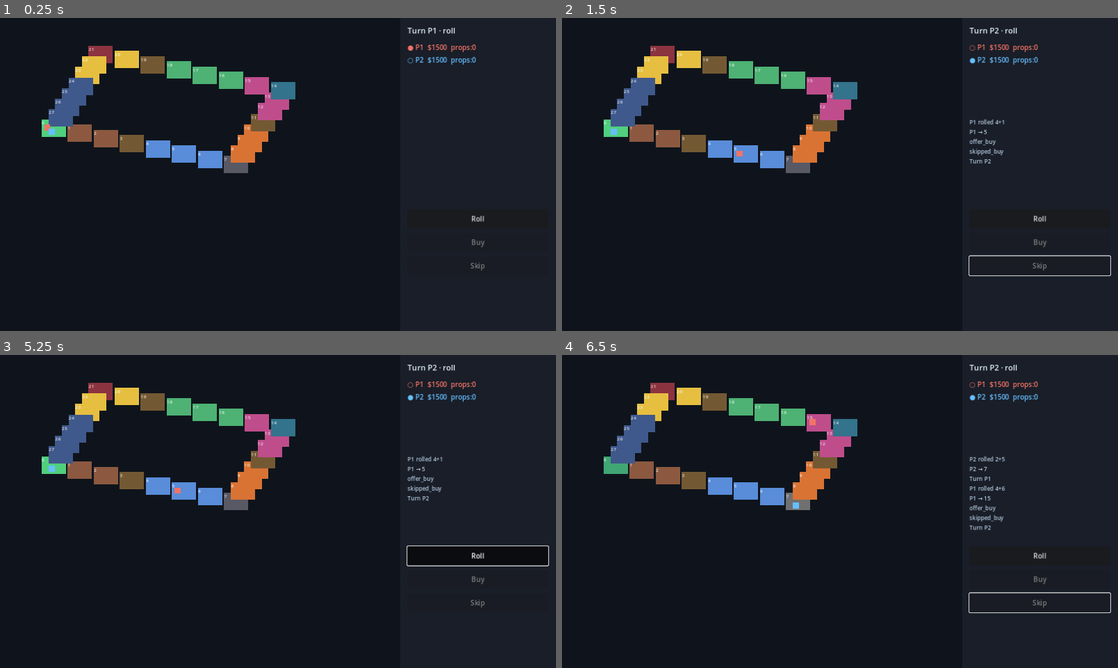
Above: before the commit, frames 1-4 (two rows, left to right).
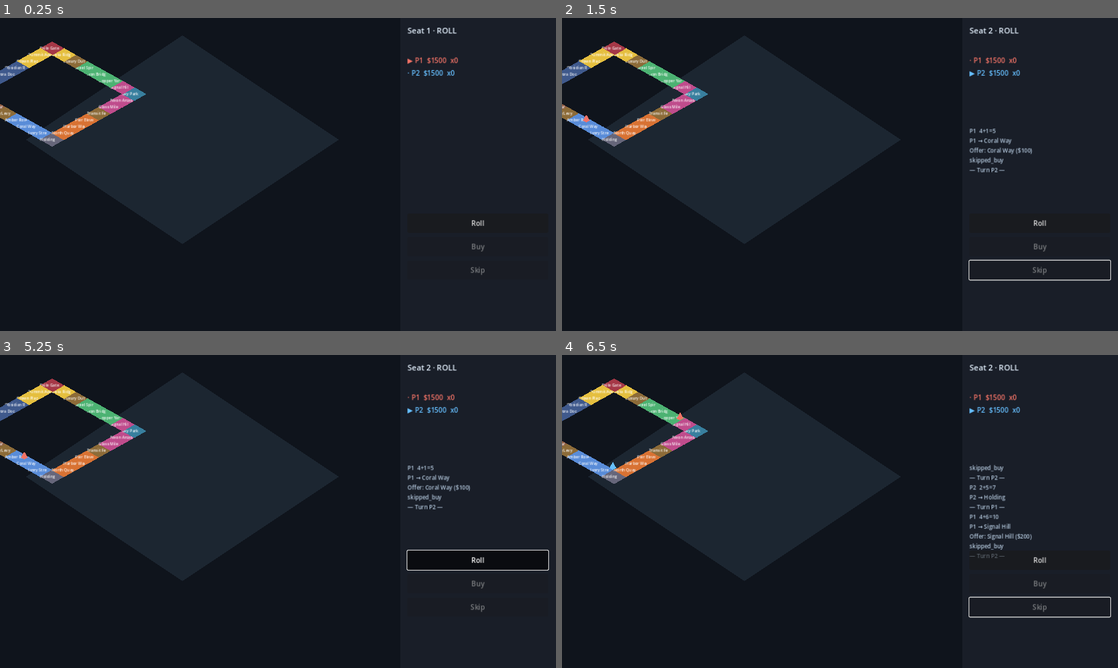
Above: after the commit, the same moments.

Repository: kblaszki/godot-game
Game: Godot game, scene res://games/districts/app/play.tscn
Same seed, same stepped clock (60 frames per second), same inputs: the game is played once before the commit and once after it. This scene is started directly instead of the project's main scene.
Inputs (mouse positions are in pixels of both pictures, inside the frame that each line leads up to):
- Up to frame 1 (0.25 s): no input
- Up to frame 2 (1.5 s): click "Roll" at 0.5 s; click "Skip" at 1.25 s
- Up to frame 3 (5.25 s): tap Enter (ui_accept) at 2, 2.27, 2.75, 3.5, 4.25, 5 s; move the mouse to (400, 495) at 2.02 s; hold D (breakout_move_right) 2.03-2.75 s; hold Shift 2.03-2.75 s; click (400, 495) at 2.17 s; drag from (166, 527) to (250, 574) at 2.77 s; move the mouse to (333, 442) at 3.52 s; hold D (breakout_move_right) 3.53-4.25 s; tap Ctrl at 3.6 s; click (333, 442) at 3.67 s; drag from (250, 574) to (111, 464) at 4.27 s; move the mouse to (444, 558) at 5.02 s; hold A (breakout_move_left) from 5.03 s (still down); tap Alt at 5.1 s; click (444, 558) at 5.17 s
- Up to frame 4 (6.5 s): tap Enter (ui_accept) at 5.27 s; release A (breakout_move_left) at 5.75 s; click "Skip" at 5.75 s

The runs differ from the first frame. In frame 1, 8.2% of the frame differs, in the area x 0-88%, y 3-82%; in frame 2, 9.1%; in frame 3, 9.0%; in frame 4, 9.5%, in the area x 0-99%, y 3-84%.

Commit message:
Polish Districts with an isometric shared board and docs.
Give the hotseat table a 2.5D ring, richer HUD/log, and Diátaxis pages so the property circuit reads as a finished lab title.

Diff:
--- a/games/districts/app/play.gd
+++ b/games/districts/app/play.gd
@@ -2,8 +2,6 @@
 
 const SETUP_PATH := "res://games/districts/app/setup.tscn"
 const PAUSE_PATH := "res://games/districts/app/pause_menu.tscn"
-const BOARD_SIZE := Vector2(720, 520)
-const TILE := Vector2(56, 40)
 
 const PAWN_COLORS: Array[Color] = [
 	Color(0.95, 0.45, 0.4, 1),
@@ -22,17 +20,20 @@
 ]
 
 var _sim: DistrictSim
-var _tile_nodes: Array[ColorRect] = []
-var _pawn_nodes: Array[ColorRect] = []
-var _tile_positions: Array[Vector2] = []
+var _tile_polys: Array[Polygon2D] = []
+var _tile_labels: Array[Label] = []
+var _pawn_nodes: Array[Polygon2D] = []
+var _tile_centers: Array[Vector2] = []
 var _log_lines: PackedStringArray = PackedStringArray()
 var _bot_cooldown: float = 0.0
+var _pulse: float = 0.0
 
 @onready var _board: Node2D = $BoardRoot/Board
 @onready var _pawns: Node2D = $BoardRoot/Pawns
 @onready var _roster: VBoxContainer = $Hud/Roster
 @onready var _log: Label = $Hud/Log
 @onready var _turn: Label = $Hud/Turn
+@onready var _offer: Label = $Hud/Offer
 @onready var _roll: Button = $Hud/Actions/Roll
 @onready var _buy: Button = $Hud/Actions/Buy
 @onready var _skip: Button = $Hud/Actions/Skip
@@ -55,11 +56,12 @@
 	_skip.pressed.connect(_on_skip)
 	_build_board()
 	_build_pawns()
-	_fit_board()
 	_refresh()
 
 
 func _process(delta: float) -> void:
+	_pulse += delta
+	_highlight_current_tile()
 	if _sim.get_phase() == DistrictSim.PHASE_OVER:
 		return
 	var player := _sim.get_player(_sim.get_current_player())
@@ -69,7 +71,7 @@
 	if _bot_cooldown > 0.0:
 		return
 	_apply_events(_sim.bot_act())
-	_bot_cooldown = 0.45
+	_bot_cooldown = 0.4
 
 
 func _unhandled_input(event: InputEvent) -> void:
@@ -108,9 +110,8 @@
 
 func _apply_events(events: Array) -> void:
 	for item in events:
-		var data := item as Dictionary
-		_log_lines.append(_format_event(data))
-	while _log_lines.size() > 8:
+		_log_lines.append(_format_event(item as Dictionary))
+	while _log_lines.size() > 10:
 		_log_lines.remove_at(0)
 	_refresh()
 
@@ -118,153 +119,204 @@
 func _format_event(data: Dictionary) -> String:
 	match str(data.get("type", "")):
 		"rolled":
-			return "P%d rolled %d+%d" % [int(data.get("player", 0)) + 1, int(data.get("d1", 0)), int(data.get("d2", 0))]
+			return "P%d  %d+%d=%d" % [
+				int(data.get("player", 0)) + 1,
+				int(data.get("d1", 0)),
+				int(data.get("d2", 0)),
+				int(data.get("total", 0)),
+			]
 		"moved":
-			return "P%d → %d" % [int(data.get("player", 0)) + 1, int(data.get("to", 0))]
+			var space := _sim.get_config().space_at(int(data.get("to", 0)))
+			return "P%d → %s" % [int(data.get("player", 0)) + 1, space.name]
 		"bought":
-			return "P%d bought #%d" % [int(data.get("player", 0)) + 1, int(data.get("space", 0))]
+			return "P%d bought %s" % [
+				int(data.get("player", 0)) + 1,
+				_sim.get_config().space_at(int(data.get("space", 0))).name,
+			]
 		"paid_rent":
-			return "P%d paid %d rent" % [int(data.get("from", 0)) + 1, int(data.get("amount", 0))]
+			return "Rent %d: P%d→P%d" % [
+				int(data.get("amount", 0)),
+				int(data.get("from", 0)) + 1,
+				int(data.get("to", 0)) + 1,
+			]
+		"taxed":
+			return "Tax %d on P%d" % [int(data.get("amount", 0)), int(data.get("player", 0)) + 1]
 		"went_to_jail":
-			return "P%d jailed" % [int(data.get("player", 0)) + 1]
+			return "P%d → Holding" % [int(data.get("player", 0)) + 1]
+		"left_jail":
+			return "P%d left Holding" % [int(data.get("player", 0)) + 1]
 		"bankrupt":
 			return "P%d bankrupt" % [int(data.get("player", 0)) + 1]
 		"game_over":
-			return "Winner P%d" % [int(data.get("winner", 0)) + 1]
+			return "Winner: P%d" % [int(data.get("winner", 0)) + 1]
 		"turn_changed":
-			return "Turn P%d" % [int(data.get("player", 0)) + 1]
+			return "— Turn P%d —" % [int(data.get("player", 0)) + 1]
+		"offer_buy":
+			return "Offer: %s ($%d)" % [
+				_sim.get_config().space_at(int(data.get("space", 0))).name,
+				int(data.get("price", 0)),
+			]
+		"passed_go":
+			return "P%d +$%d Plaza" % [int(data.get("player", 0)) + 1, int(data.get("amount", 0))]
 		_:
 			return str(data.get("type", ""))
 
 
 func _build_board() -> void:
-	_tile_positions = _ring_positions(_sim.get_config().space_count())
+	_tile_centers = _iso_ring_centers(_sim.get_config().space_count())
+	# Soft ground diamond under the ring.
+	var ground := Polygon2D.new()
+	ground.polygon = PackedVector2Array([
+		Vector2(420, 40), Vector2(780, 280), Vector2(420, 520), Vector2(60, 280),
+	])
+	ground.color = Color(0.12, 0.16, 0.2, 0.9)
+	_board.add_child(ground)
 	for i in _sim.get_config().space_count():
 		var space := _sim.get_config().space_at(i)
-		var tile := ColorRect.new()
-		tile.size = TILE
-		tile.position = _tile_positions[i]
-		tile.color = _space_color(space)
-		tile.mouse_filter = Control.MOUSE_FILTER_IGNORE
+		var center := _tile_centers[i]
+		var poly := Polygon2D.new()
+		poly.polygon = _iso_diamond(28.0, 16.0)
+		poly.position = center
+		poly.color = _space_color(space)
+		_board.add_child(poly)
+		_tile_polys.append(poly)
 		var label := Label.new()
-		label.text = str(i)
-		label.add_theme_font_size_override("font_size", 10)
-		label.add_theme_color_override("font_color", Color(1, 1, 1, 0.85))
-		tile.add_child(label)
-		_board.add_child(tile)
-		_tile_nodes.append(tile)
+		label.text = space.name.substr(0, 10)
+		label.position = center + Vector2(-28, -8)
+		label.add_theme_font_size_override("font_size", 9)
+		label.add_theme_color_override("font_color", Color(1, 1, 1, 0.92))
+		_board.add_child(label)
+		_tile_labels.append(label)
 
 
 func _build_pawns() -> void:
 	for i in _sim.get_player_count():
-		var pawn := ColorRect.new()
-		pawn.size = Vector2(14, 14)
+		var pawn := Polygon2D.new()
+		pawn.polygon = PackedVector2Array([
+			Vector2(0, -10), Vector2(8, 4), Vector2(0, 8), Vector2(-8, 4),
+		])
 		pawn.color = PAWN_COLORS[i % PAWN_COLORS.size()]
-		pawn.mouse_filter = Control.MOUSE_FILTER_IGNORE
 		_pawns.add_child(pawn)
 		_pawn_nodes.append(pawn)
 
 
-func _fit_board() -> void:
-	var content := BOARD_SIZE
-	var fit := ViewFit.compute(content, $BoardRoot.size if $BoardRoot.size.x > 1.0 else get_viewport_rect().size * Vector2(0.7, 0.9))
-	# BoardRoot is full-rect; place board with margin.
-	var origin := Vector2(24, 24)
-	_board.position = origin
-	_pawns.position = origin
-
-
-func _ring_positions(count: int) -> Array[Vector2]:
-	# Rectangular loop: bottom, left, top, right — isometric-ish offset for wave 4 polish later.
+func _iso_ring_centers(count: int) -> Array[Vector2]:
 	var per_side := count / 4
-	var positions: Array[Vector2] = []
-	positions.resize(count)
+	var grid: Array[Vector2] = []
+	grid.resize(count)
 	var idx := 0
 	for i in per_side:
-		positions[idx] = Vector2(float(i) * (TILE.x + 4.0), float(per_side) * (TILE.y + 4.0))
+		grid[idx] = Vector2(float(i), float(per_side))
 		idx += 1
 	for i in per_side:
-		positions[idx] = Vector2(float(per_side) * (TILE.x + 4.0), float(per_side - i) * (TILE.y + 4.0))
+		grid[idx] = Vector2(float(per_side), float(per_side - i))
 		idx += 1
 	for i in per_side:
-		positions[idx] = Vector2(float(per_side - i) * (TILE.x + 4.0), 0.0)
+		grid[idx] = Vector2(float(per_side - i), 0.0)
 		idx += 1
 	for i in per_side:
-		positions[idx] = Vector2(0.0, float(i) * (TILE.y + 4.0))
-		idx += 1
-	# Leftover spaces if count % 4 != 0
+		grid[idx] = Vector2(0.0, float(i))
+		idx += 1
 	while idx < count:
-		positions[idx] = Vector2(float(idx) * 8.0, float(per_side + 1) * (TILE.y + 4.0))
-		idx += 1
-	# Apply light iso skew
-	for i in positions.size():
-		var p := positions[i]
-		positions[i] = Vector2(p.x - p.y * 0.35, p.x * 0.2 + p.y * 0.55) + Vector2(180, 40)
-	return positions
+		grid[idx] = Vector2(float(idx % (per_side + 1)), float(per_side + 1))
+		idx += 1
+	var centers: Array[Vector2] = []
+	for g in grid:
+		centers.append(_grid_to_iso(g) + Vector2(120, 70))
+	return centers
+
+
+func _grid_to_iso(g: Vector2) -> Vector2:
+	var tile_w := 54.0
+	var tile_h := 30.0
+	return Vector2((g.x - g.y) * tile_w * 0.5, (g.x + g.y) * tile_h * 0.5)
+
+
+func _iso_diamond(half_w: float, half_h: float) -> PackedVector2Array:
+	return PackedVector2Array([
+		Vector2(0, -half_h),
+		Vector2(half_w, 0),
+		Vector2(0, half_h),
+		Vector2(-half_w, 0),
+	])
 
 
 func _space_color(space: BoardSpace) -> Color:
 	match space.kind:
 		BoardSpace.KIND_GO:
-			return Color(0.25, 0.65, 0.45, 1)
+			return Color(0.25, 0.7, 0.5, 1)
 		BoardSpace.KIND_JAIL:
-			return Color(0.35, 0.35, 0.4, 1)
+			return Color(0.4, 0.4, 0.48, 1)
 		BoardSpace.KIND_GOTO_JAIL:
-			return Color(0.55, 0.2, 0.25, 1)
+			return Color(0.65, 0.22, 0.28, 1)
 		BoardSpace.KIND_TAX:
-			return Color(0.45, 0.35, 0.2, 1)
+			return Color(0.55, 0.42, 0.22, 1)
 		BoardSpace.KIND_FREE:
-			return Color(0.2, 0.45, 0.55, 1)
+			return Color(0.22, 0.5, 0.62, 1)
 		BoardSpace.KIND_PROPERTY:
 			if space.group >= 0 and space.group < GROUP_COLORS.size():
 				return GROUP_COLORS[space.group]
-	return Color(0.25, 0.28, 0.35, 1)
+	return Color(0.28, 0.32, 0.4, 1)
+
+
+func _highlight_current_tile() -> void:
+	if _tile_polys.is_empty():
+		return
+	for poly in _tile_polys:
+		poly.scale = Vector2.ONE
+	var player := _sim.get_player(_sim.get_current_player())
+	if player.position >= 0 and player.position < _tile_polys.size():
+		var s := 1.0 + 0.06 * (0.5 + 0.5 * sin(_pulse * 4.0))
+		_tile_polys[player.position].scale = Vector2(s, s)
 
 
 func _refresh() -> void:
-	for i in _tile_nodes.size():
+	for i in _tile_polys.size():
 		var owner := _sim.get_owner(i)
 		var base := _space_color(_sim.get_config().space_at(i))
 		if owner >= 0:
-			_tile_nodes[i].color = base.lightened(0.15).lerp(PAWN_COLORS[owner % PAWN_COLORS.size()], 0.35)
+			_tile_polys[i].color = base.lerp(PAWN_COLORS[owner % PAWN_COLORS.size()], 0.4)
 		else:
-			_tile_nodes[i].color = base
-		_tile_nodes[i].modulate = Color(1, 1, 1, 1)
-	var current := _sim.get_current_player()
-	if current >= 0 and current < _tile_nodes.size():
-		var pos := _sim.get_player(current).position
-		if pos >= 0 and pos < _tile_nodes.size():
-			_tile_nodes[pos].modulate = Color(1.25, 1.25, 1.1, 1)
+			_tile_polys[i].color = base
 
 	for i in _pawn_nodes.size():
 		var player := _sim.get_player(i)
 		_pawn_nodes[i].visible = not player.bankrupt
-		var tile_pos := _tile_positions[player.position]
-		_pawn_nodes[i].position = tile_pos + Vector2(6 + i * 10, 12 + (i % 2) * 10)
+		var center := _tile_centers[player.position]
+		_pawn_nodes[i].position = center + Vector2(float(i) * 7.0 - 10.0, -18.0 - float(i % 2) * 6.0)
 
 	for child in _roster.get_children():
 		child.queue_free()
 	for i in _sim.get_player_count():
 		var player := _sim.get_player(i)
 		var row := Label.new()
-		var mark := "●" if i == _sim.get_current_player() else "○"
-		var bot := " bot" if player.is_bot else ""
-		var jail := " [jail]" if player.in_jail else ""
+		var mark := "▶" if i == _sim.get_current_player() else "·"
+		var bot := " BOT" if player.is_bot else ""
+		var jail := " jail" if player.in_jail else ""
 		var dead := " OUT" if player.bankrupt else ""
-		row.text = "%s P%d%s  $%d  props:%d%s%s" % [mark, i + 1, bot, player.cash, player.owned.size(), jail, dead]
+		row.text = "%s P%d%s  $%d  x%d%s%s" % [
+			mark, i + 1, bot, player.cash, player.owned.size(), jail, dead,
+		]
 		row.add_theme_color_override("font_color", PAWN_COLORS[i % PAWN_COLORS.size()])
 		_roster.add_child(row)
 
 	_log.text = "\n".join(_log_lines)
 	var phase := _sim.get_phase()
-	_turn.text = "Turn P%d · %s" % [_sim.get_current_player() + 1, phase]
+	_turn.text = "Seat %d · %s" % [_sim.get_current_player() + 1, phase.to_upper()]
+	if phase == DistrictSim.PHASE_BUY and _sim.get_pending_space() >= 0:
+		var space := _sim.get_config().space_at(_sim.get_pending_space())
+		_offer.text = "Buy %s for $%d?" % [space.name, space.price]
+		_offer.visible = true
+	else:
+		_offer.visible = false
+
 	var human := not _sim.get_player(_sim.get_current_player()).is_bot
 	_roll.disabled = not (phase == DistrictSim.PHASE_ROLL and human)
 	_buy.disabled = not (phase == DistrictSim.PHASE_BUY and human)
 	_skip.disabled = not (phase == DistrictSim.PHASE_BUY and human)
 	if phase == DistrictSim.PHASE_OVER:
 		_banner.visible = true
-		_banner.text = "P%d wins the districts\nEnter — setup" % [_sim.get_winner() + 1]
+		_banner.text = "P%d holds the districts\nEnter — new match" % [_sim.get_winner() + 1]
 		_roll.disabled = true
 		_buy.disabled = true
 		_skip.disabled = true
--- a/games/districts/app/play.tscn
+++ b/games/districts/app/play.tscn
@@ -62,20 +62,31 @@
 theme_override_font_sizes/font_size = 18
 text = "Turn"
 
+[node name="Offer" type="Label" parent="Hud"]
+visible = false
+layout_mode = 0
+offset_left = 16.0
+offset_top = 48.0
+offset_right = 340.0
+offset_bottom = 78.0
+theme_override_colors/font_color = Color(1, 0.85, 0.45, 1)
+theme_override_font_sizes/font_size = 14
+text = "Offer"
+
 [node name="Roster" type="VBoxContainer" parent="Hud"]
 layout_mode = 0
 offset_left = 16.0
-offset_top = 56.0
+offset_top = 86.0
 offset_right = 340.0
-offset_bottom = 220.0
+offset_bottom = 240.0
 theme_override_constants/separation = 6
 
 [node name="Log" type="Label" parent="Hud"]
 layout_mode = 0
 offset_left = 16.0
-offset_top = 230.0
+offset_top = 250.0
 offset_right = 340.0
-offset_bottom = 420.0
+offset_bottom = 430.0
 theme_override_colors/font_color = Color(0.7, 0.78, 0.86, 1)
 theme_override_font_sizes/font_size = 13
 autowrap_mode = 3
@@ -84,9 +95,9 @@
 [node name="Actions" type="VBoxContainer" parent="Hud"]
 layout_mode = 0
 offset_left = 16.0
-offset_top = 440.0
+offset_top = 450.0
 offset_right = 340.0
-offset_bottom = 620.0
+offset_bottom = 640.0
 theme_override_constants/separation = 10
 
 [node name="Roll" type="Button" parent="Hud/Actions"]
Not shown, changed: docs/index.md
Not shown, changed: docs/reference/source-layout.md
Not shown, added: games/districts/docs/explanation/flow.md
Not shown, added: games/districts/docs/index.md
Not shown, added: games/districts/docs/reference/app.md
Not shown, added: games/districts/docs/reference/sim.md
